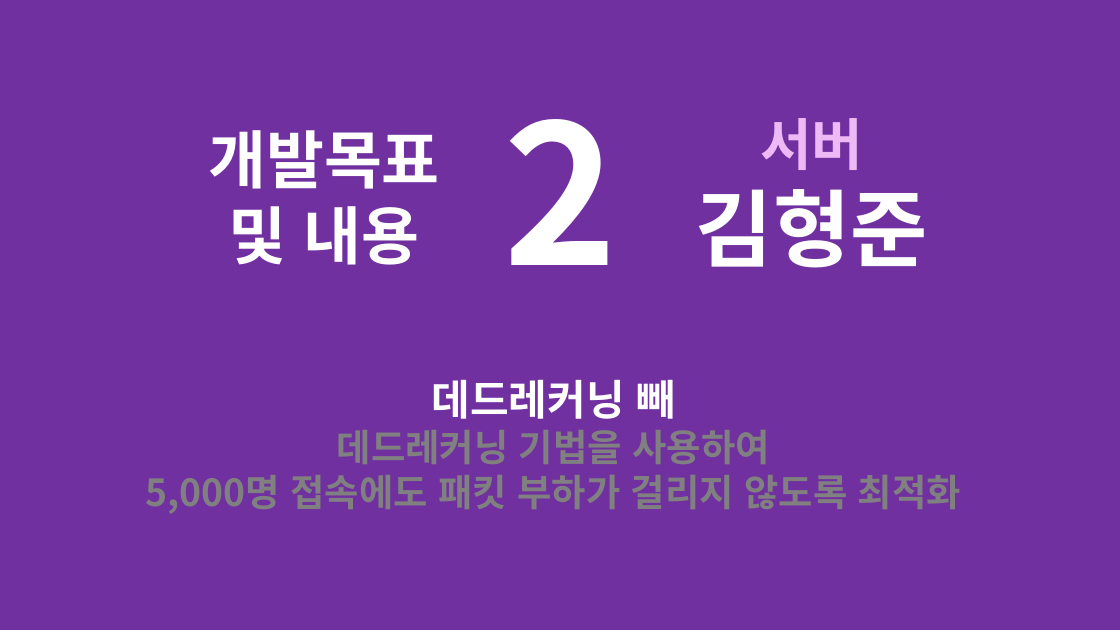
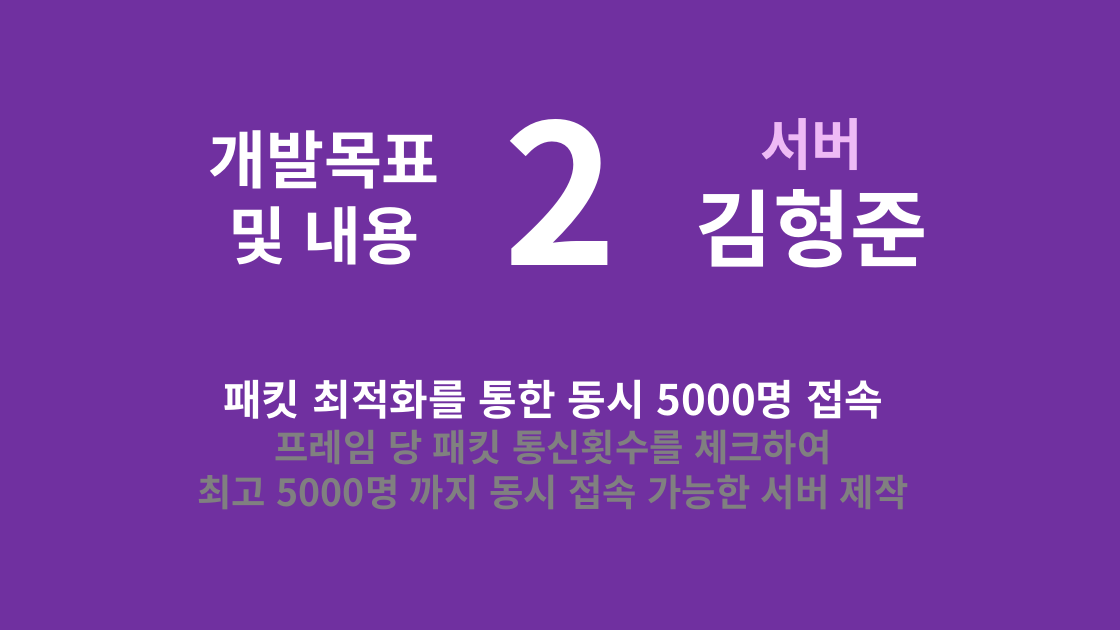
Before and after one commit to korleinster/gamebusdriver, a slide deck: slide 21 of documents/노루막이_김형준_신창섭_홍승필_허지훈.pptx. Drawn at 1120x630 pixels with LibreOffice and Linux fonts; fonts in the diff are those of the drawing; background and template pictures are left out. Boxes give left, top, right and bottom in pixels: in the first picture for what was removed or moved away, otherwise in the second. Text is boxed around its words. In the diff, an @@ line names an element or a change of style, - is before the commit and + after.

```diff
--- a/documents/노루막이_김형준_신창섭_홍승필_허지훈.pptx
+++ b/documents/노루막이_김형준_신창섭_홍승필_허지훈.pptx
@@ text at [198, 379, 909, 509]: text changed @@
-데드레커닝 빼
-데드레커닝 기법을 사용하여
-5,000명 접속에도 패킷 부하가 걸리지 않도록 최적화
+패킷 최적화를 통한 동시 5000명 접속
+프레임 당 패킷 통신횟수를 체크하여
+최고 5000명 까지 동시 접속 가능한 서버 제작
```
Also in this commit, not shown: 3 other slides changed.
